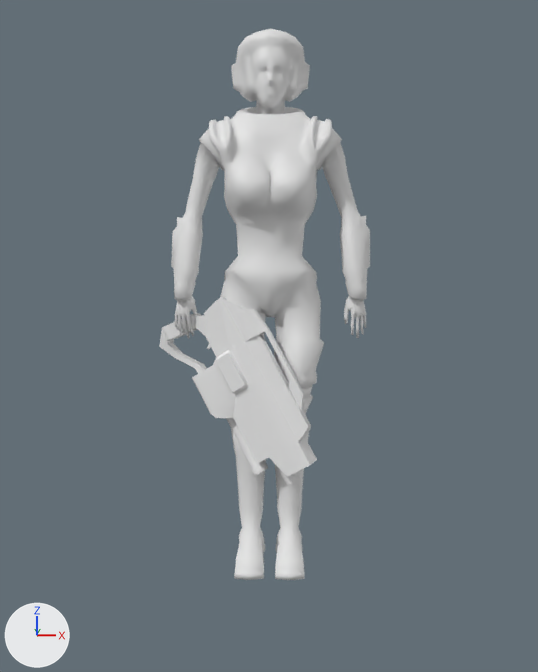
One commit to the Blender file Tools/Models/Players/lauren_v3.blend: the scene before it, then after it.
Camera for both pictures: a 50 mm lens placed at (1.2, -73.0, 20.0), pointed at (-0.1, 12.2, 10.7). The axes (+X, +Y, +Z) are drawn at lower left. The lights are the same throughout.

The older version as bpy lines, for what is in view:
```python
me_cube_materialnewb = bpy.data.meshes.new('Cube_Materialnewb')
me_cube_materialnewb.from_pydata(...)  # 620 vertices, 578 faces; spans x 9.6..33.0, y -15.4..-0.3, z -34.9..-7.0
me_cube_materialnewb.polygons.foreach_set('use_smooth', [True] * 578)
me_cube_materialnewb.materials.append(mat_materialnewb)  # white #e7e7e7
me_lauren8_001 = bpy.data.meshes.new('lauren8.001')
me_lauren8_001.from_pydata(...)  # 1628 vertices, 1753 faces; spans x -126.0..127.0, y 6.0..133.0, z -189.0..486.0
me_lauren8_001.polygons.foreach_set('use_smooth', [True] * 1753)
me_lauren8_001.materials.append(mat_lauren_v3_lauren8_tga)  # its picture is missing
ob_cube_materialnewb = bpy.data.objects.new('Cube_Materialnewb', me_cube_materialnewb)
ob_cube_materialnewb.location = (-13.6, 30.9, 15.7)
ob_cube_materialnewb.rotation_euler = (-0.27, -0.124, -0.529)  # degrees (-15, -7.1, -30)
ob_cube_materialnewb.scale = (0.763, 0.763, 0.763)
ob_lauren8_001 = bpy.data.objects.new('lauren8.001', me_lauren8_001)
ob_lauren8_001.location = (0.0, 6.0, 1.0)
ob_lauren8_001.scale = (0.09, 0.09, 0.09)
```
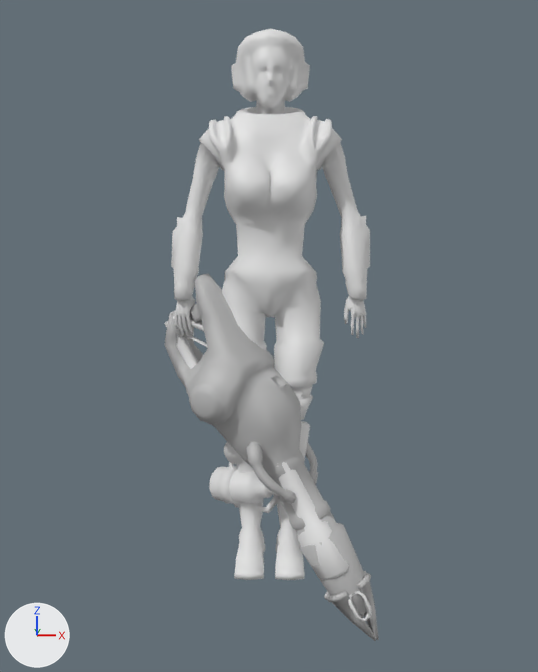
Boxes (x1, y1, x2, y2) around the edits, measured in the pictures (538 x 672 px):
'newvaporizer', added: after (164, 274, 379, 641)
'Cube_Materialnewb', hidden: before (159, 297, 317, 485)
'newflamethrower', added: after (164, 316, 372, 622)

Patch to the scene script:
```diff
--- a/Tools/Models/Players/lauren_v3.blend.py
+++ b/Tools/Models/Players/lauren_v3.blend.py
@@ mat_newvaporizer_tube_tga @@
+mat_newvaporizer_tube_tga = principled_material('newvaporizer_Tube.tga')
+mat_newvaporizer_tube_tga.base_color = (0.5, 0.5, 0.5)  # grey #bcbcbc
@@ me_newvaporizer @@
+me_newvaporizer.from_pydata(...)  # 1104 vertices, 1124 faces; spans x -5.3..13.0, y -0.5..4.5, z -2.1..2.5
+me_newvaporizer.polygons.foreach_set('use_smooth', [True] * 1124)
+me_newvaporizer.materials.append(mat_newvaporizer_tube_tga)  # its picture is missing
@@ me_newflamethrower @@
+me_newflamethrower.from_pydata(...)  # 792 vertices, 768 faces; spans x -11.0..9.1, y -1.1..1.5, z -1.8..4.5
+me_newflamethrower.polygons.foreach_set('use_smooth', [True] * 768)
@@ ob_cube_materialnewb @@
 ob_cube_materialnewb.scale = (0.763, 0.763, 0.763)
+ob_cube_materialnewb.hide_viewport = True
@@ ob_newvaporizer @@
+ob_newvaporizer = bpy.data.objects.new('newvaporizer', me_newvaporizer)
+ob_newvaporizer.location = (-6.6, 8.3, 3.9)
+ob_newvaporizer.rotation_euler = (0.247, 1.041, -0.33)  # degrees (14, 60, -19)
+ob_newvaporizer.scale = (2.5, 2.5, 2.5)
@@ ob_newflamethrower @@
+ob_newflamethrower = bpy.data.objects.new('newflamethrower', me_newflamethrower)
+ob_newflamethrower.location = (-3.1, 12.5, -8.0)
+ob_newflamethrower.rotation_euler = (0.223, 1.046, -0.35)  # degrees (13, 60, -20)
+ob_newflamethrower.scale = (2.0, 2.0, 2.0)
```
